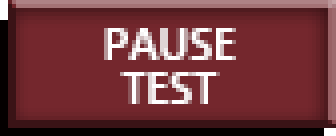
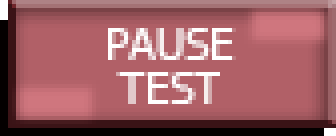
The second 336x136 image is a revision of the first. Changes to its layers:
renamed "组 1 拷贝 2" to "高亮", showed the group it (5 layers) over [12, 4, 332, 124]
painted on "PAUSE TEST" (1st of 2, in "高亮") over [104, 28, 236, 104]
renamed "组 1 拷贝" to "正常", hid the group it (3 layers) over [12, 4, 332, 124]
painted on "PAUSE TEST" (2nd of 2, in "正常") over [104, 28, 236, 104]
